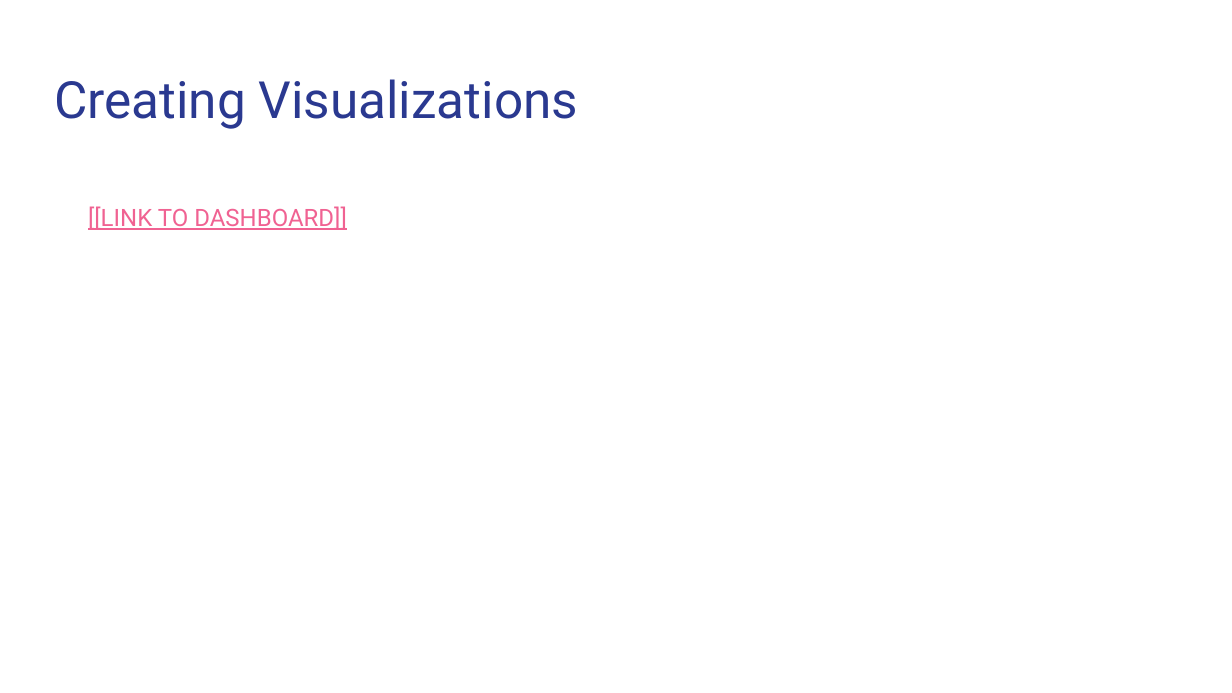
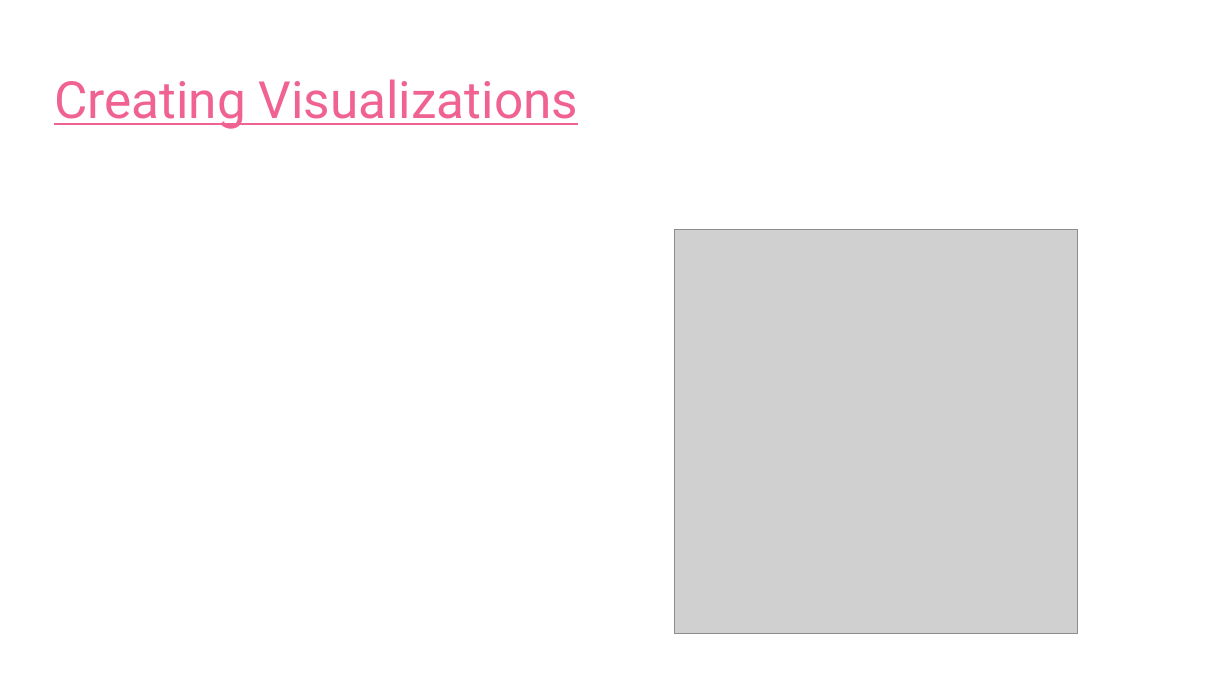
Before and after one commit to Magzzie/COVID-19_Analysis, a slide deck: slide 19 of COVID-19 Analysis.pptx. Drawn at 1232x693 pixels with LibreOffice and Linux fonts; fonts in the diff are those of the drawing; grey boxes stand for pictures. Boxes give left, top, right and bottom in pixels: in the first picture for what was removed or moved away, otherwise in the second. Text is boxed around its words. In the diff, an @@ line names an element or a change of style, - is before the commit and + after.

```diff
--- a/COVID-19 Analysis.pptx
+++ b/COVID-19 Analysis.pptx
@@ title "Creating Visualizations" at (54, 79, 578, 129): text colour #2A3990 to #F06292, underline on @@
@@ text removed at (88, 206, 347, 230) @@
-[[LINK TO DASHBOARD]]
@@ picture added at (674, 230, 1078, 634) @@
```
Also in this commit, not shown: 6 other slides changed, 1 slide added, 1 slide removed.
